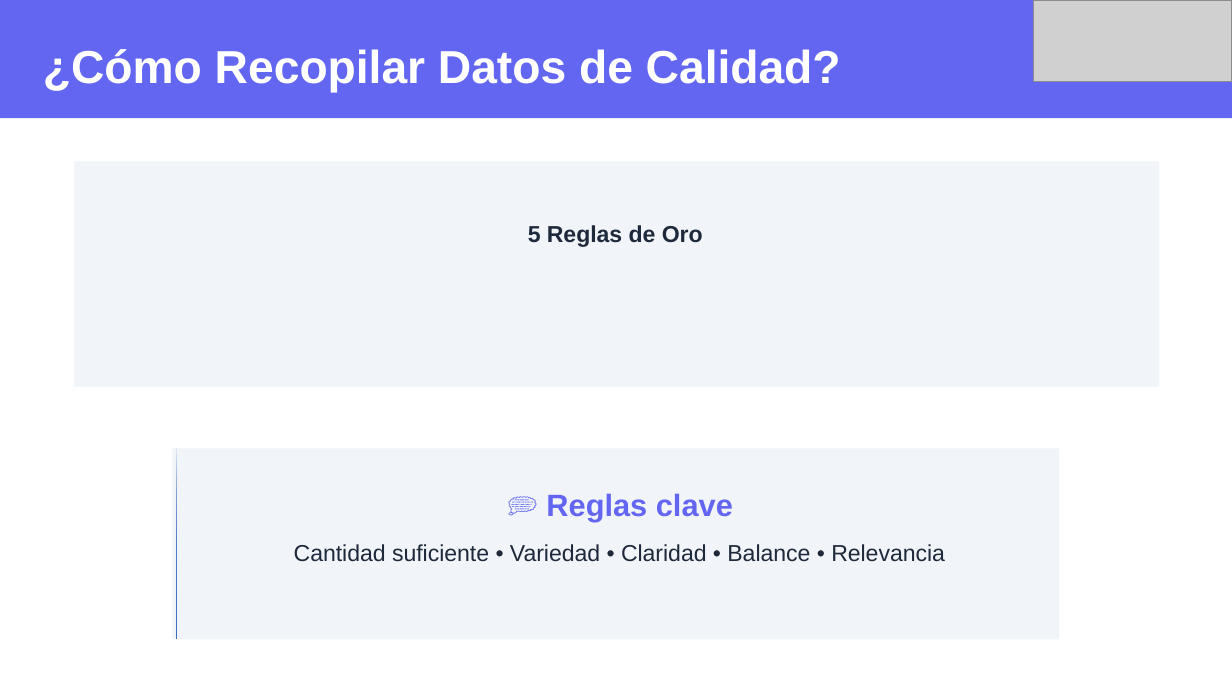
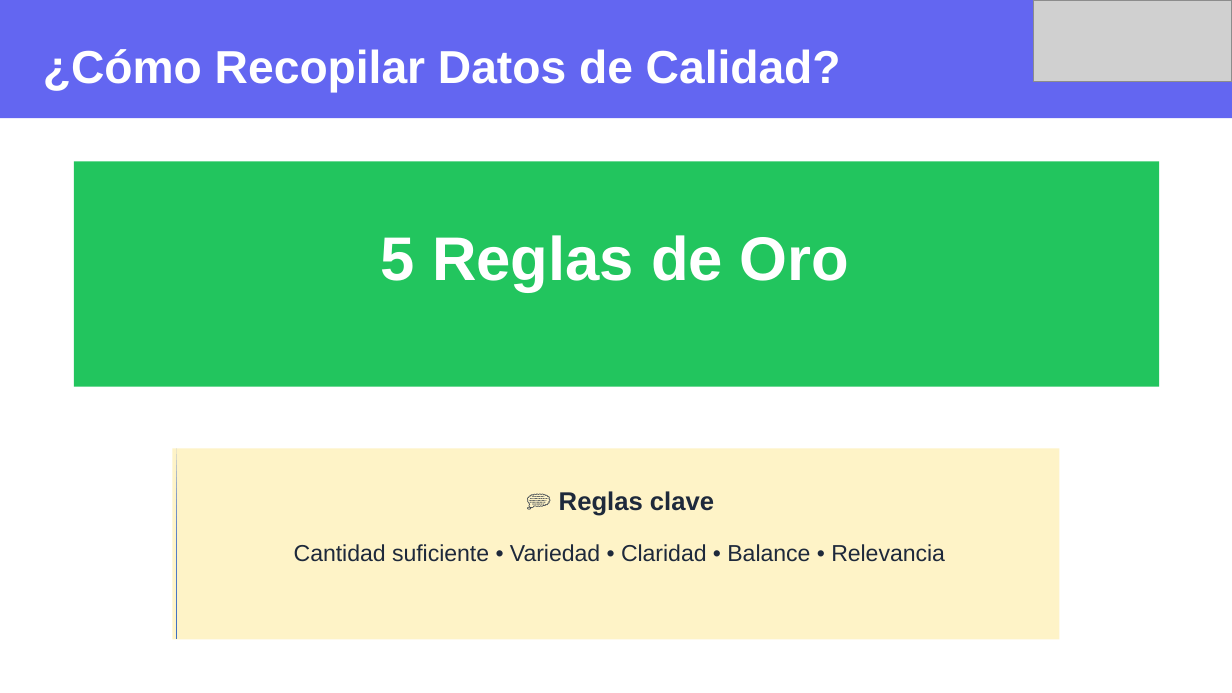
Before and after one commit to wallparianalytics/MentesDigitales, a slide deck: slide 5 of Sesión 6.pptx. Drawn at 1232x693 pixels with LibreOffice and Linux fonts; fonts in the diff are those of the drawing; grey boxes stand for pictures. Boxes give left, top, right and bottom in pixels: in the first picture for what was removed or moved away, otherwise in the second. Text is boxed around its words. In the diff, an @@ line names an element or a change of style, - is before the commit and + after.

```diff
--- a/Sesión 6.pptx
+++ b/Sesión 6.pptx
@@ rectangle at bbox=[74, 161, 1159, 387]: fill #F1F5F9 to #22C55E @@
@@ text "5 Reglas de Oro" at bbox=[381, 235, 849, 292]: size 13.5 to 36 pt, text colour #1E293B to #FFFFFF @@
@@ rectangle at bbox=[172, 448, 1060, 639]: fill #F1F5F9 to #FEF3C7 @@
@@ text "💭 Reglas clave" at bbox=[559, 491, 714, 516]: size 18 to 15 pt, text colour #6366F1 to #1E293B @@
```
Also in this commit, not shown: 9 other slides changed, 1 other file.
